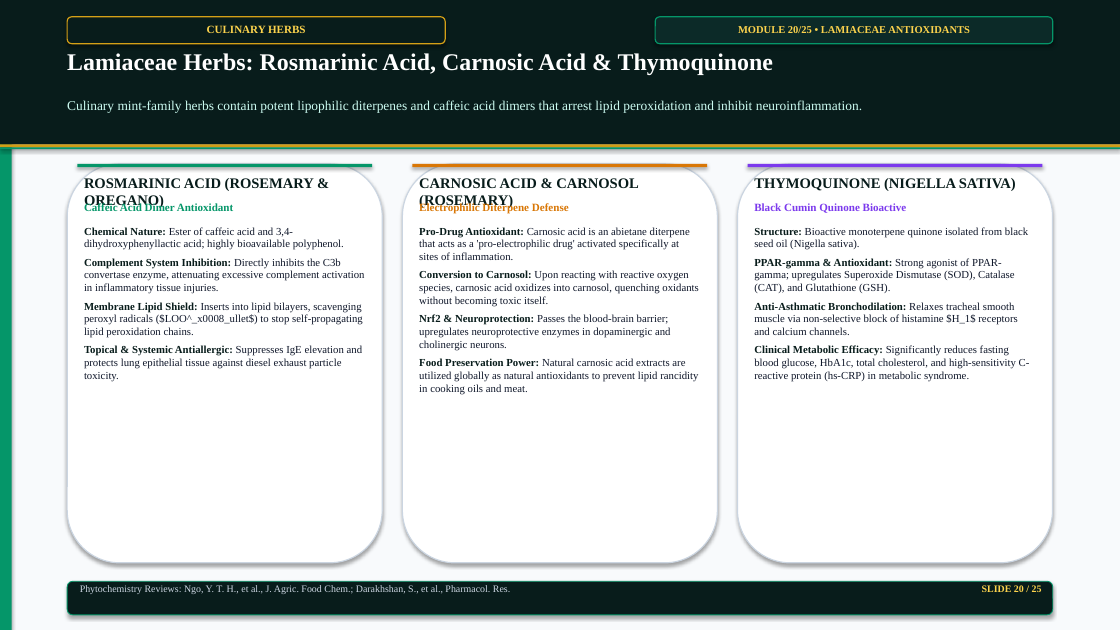
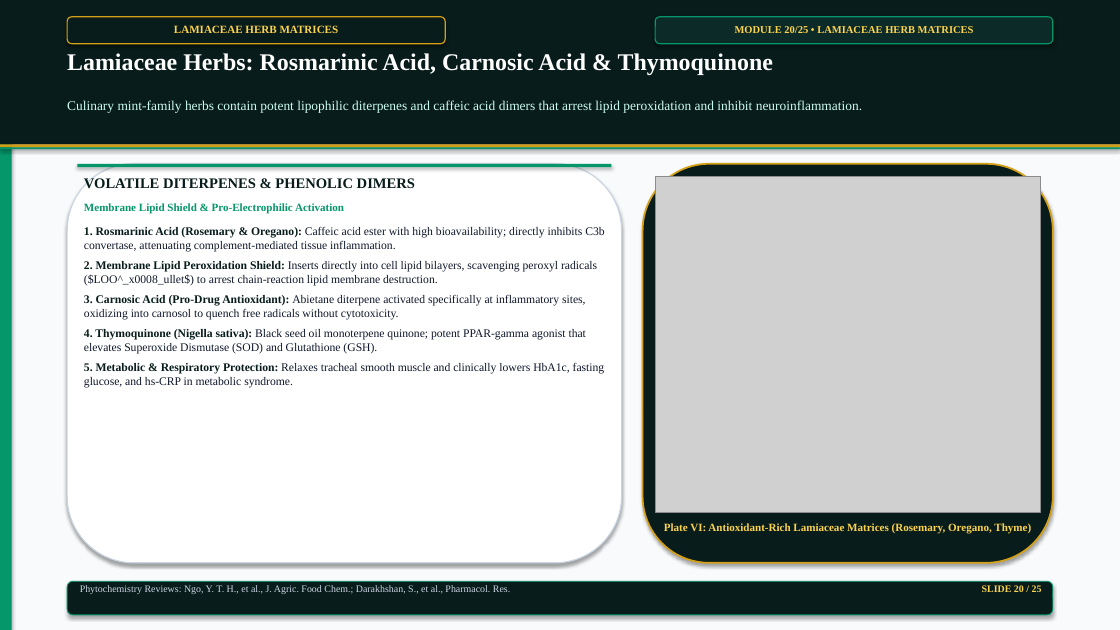
Before and after one commit to satyasanatan989/academic-presentation-engine, a slide deck: slide 20 of samples/phytochemicals_25slides_master_deck.pptx. Drawn at 1120x630 pixels with LibreOffice and Linux fonts; fonts in the diff are those of the drawing; grey boxes stand for pictures. Boxes give left, top, right and bottom in pixels: in the first picture for what was removed or moved away, otherwise in the second. Text is boxed around its words. In the diff, an @@ line names an element or a change of style, - is before the commit and + after.

Commit message:
fix(alignment): resolve all card margins and restore all 11 botanical photographic plates and scientific flowcharts

```diff
--- a/samples/phytochemicals_25slides_master_deck.pptx
+++ b/samples/phytochemicals_25slides_master_deck.pptx
@@ text in rounded rectangle at (174, 25, 339, 33): text changed @@
-CULINARY HERBS
+LAMIACEAE HERB MATRICES
@@ text in rounded rectangle at (735, 26, 974, 33): text changed @@
-MODULE 20/25 • LAMIACEAE ANTIOXIDANTS
+MODULE 20/25 • LAMIACEAE HERB MATRICES
@@ rounded rectangle: place and size @@
-rounded rectangle at (67, 164, 382, 563)
+rounded rectangle at (67, 164, 622, 563)
@@ rectangle: place and size @@
-rectangle at (77, 164, 372, 167)
+rectangle at (77, 164, 612, 167)
@@ text at (84, 176, 415, 188): text changed @@
-ROSMARINIC ACID (ROSEMARY & OREGANO)
+VOLATILE DITERPENES & PHENOLIC DIMERS
@@ rectangle removed at (413, 164, 707, 167) @@
@@ rounded rectangle: place and size @@
-rounded rectangle at (402, 164, 718, 563)
+rounded rectangle at (643, 164, 1053, 563)
@@ rounded rectangle at (643, 164, 1053, 563): fill #FFFFFF to #081C1B; outline #CBD5E1 1 pt to #D4A017 1.5 pt @@
@@ picture added at (655, 176, 1040, 513) @@
@@ rounded rectangle removed at (738, 164, 1053, 563) @@
@@ rectangle removed at (748, 164, 1043, 167) @@
@@ text removed at (754, 176, 1016, 191) @@
-THYMOQUINONE (NIGELLA SATIVA)
@@ text at (84, 203, 344, 214): text changed @@
-Caffeic Acid Dimer Antioxidant
+Membrane Lipid Shield & Pro-Electrophilic Activation
@@ text removed at (419, 203, 569, 214) @@
-Electrophilic Diterpene Defense
@@ text removed at (754, 203, 907, 213) @@
-Black Cumin Quinone Bioactive
@@ text at (84, 227, 605, 388): text changed; size 9.2 to 10 pt @@
-Chemical Nature: Ester of caffeic acid and 3,4-dihydroxyphenyllactic acid; highly bioavailable polyphenol.
-Complement System Inhibition: Directly inhibits the C3b convertase enzyme, attenuating excessive complement activation in inflammatory tissue injuries.
-Membrane Lipid Shield: Inserts into lipid bilayers, scavenging peroxyl radicals ($LOO^_x0008_ullet$) to stop self-propagating lipid peroxidation chains.
-Topical & Systemic Antiallergic: Suppresses IgE elevation and protects lung epithelial tissue against diesel exhaust particle toxicity.
+1. Rosmarinic Acid (Rosemary & Oregano): Caffeic acid ester with high bioavailability; directly inhibits C3b convertase, attenuating complement-mediated tissue inflammation.
+2. Membrane Lipid Peroxidation Shield: Inserts directly into cell lipid bilayers, scavenging peroxyl radicals ($LOO^_x0008_ullet$) to arrest chain-reaction lipid membrane destruction.
+3. Carnosic Acid (Pro-Drug Antioxidant): Abietane diterpene activated specifically at inflammatory sites, oxidizing into carnosol to quench free radicals without cytotoxicity.
+4. Thymoquinone (Nigella sativa): Black seed oil monoterpene quinone; potent PPAR-gamma agonist that elevates Superoxide Dismutase (SOD) and Glutathione (GSH).
+5. Metabolic & Respiratory Protection: Relaxes tracheal smooth muscle and clinically lowers HbA1c, fasting glucose, and hs-CRP in metabolic syndrome.
@@ text removed at (419, 227, 698, 395) @@
-Pro-Drug Antioxidant: Carnosic acid is an abietane diterpene that acts as a 'pro-electrophilic drug' activated specifically at sites of inflammation.
-Conversion to Carnosol: Upon reacting with reactive oxygen species, carnosic acid oxidizes into carnosol, quenching oxidants without becoming toxic itself.
-Nrf2 & Neuroprotection: Passes the blood-brain barrier; upregulates neuroprotective enzymes in dopaminergic and cholinergic neurons.
-Food Preservation Power: Natural carnosic acid extracts are utilized globally as natural antioxidants to prevent lipid rancidity in cooking oils and meat.
@@ text removed at (754, 227, 1030, 382) @@
-Structure: Bioactive monoterpene quinone isolated from black seed oil (Nigella sativa).
-PPAR-gamma & Antioxidant: Strong agonist of PPAR-gamma; upregulates Superoxide Dismutase (SOD), Catalase (CAT), and Glutathione (GSH).
-Anti-Asthmatic Bronchodilation: Relaxes tracheal smooth muscle via non-selective block of histamine $H_1$ receptors and calcium channels.
-Clinical Metabolic Efficacy: Significantly reduces fasting blood glucose, HbA1c, total cholesterol, and high-sensitivity C-reactive protein (hs-CRP) in metabolic syndrome.
@@ text at (664, 523, 1031, 534): text changed; size 12.5 to 9.5 pt; text colour #081C1B to #FCD34D @@
-CARNOSIC ACID & CARNOSOL (ROSEMARY)
+Plate VI: Antioxidant-Rich Lamiaceae Matrices (Rosemary, Oregano, Thyme)
```
Also in this commit, not shown: 21 other slides changed, 24 other files.
